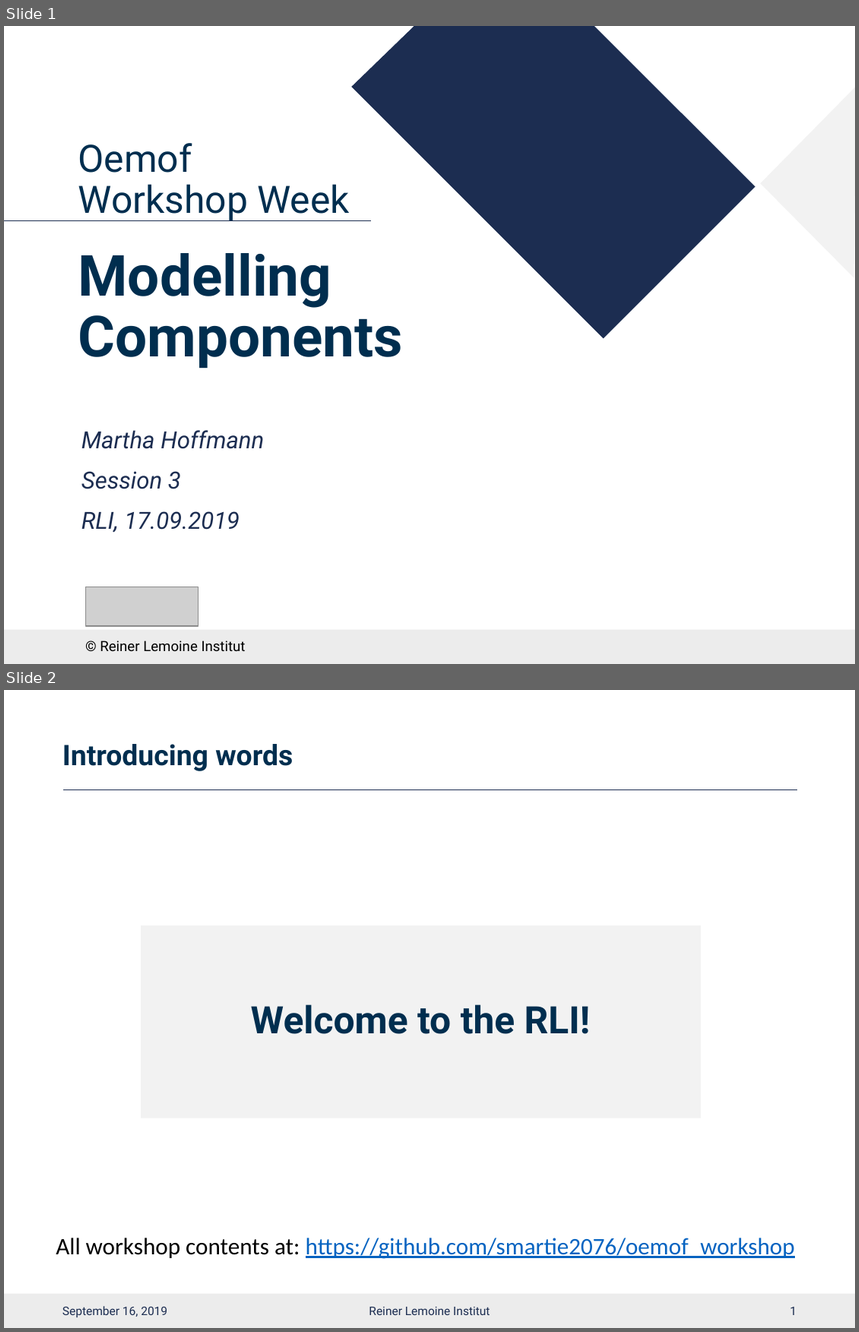
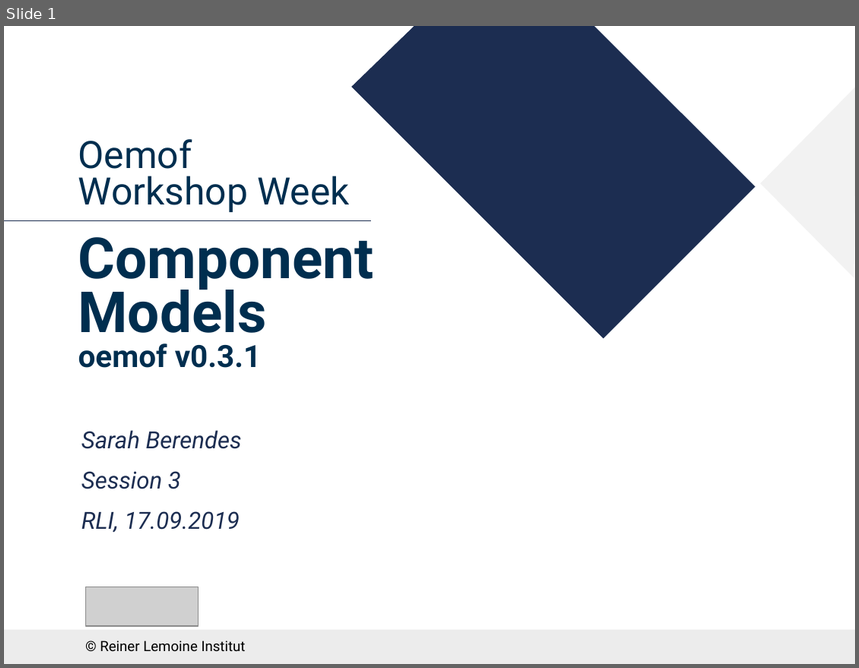
Before and after one commit to smartie2076/oemof_workshop, a slide deck: Oemof_Workshop_05_Components.pptx. Shown one above the other, each under a label of ours: slides 1 and 2 before the commit, slide 1 after it. The pictures are 859x1332 and 859x668 pixels, drawn with LibreOffice and Linux fonts; fonts in the diff are those of the drawing; grey boxes stand for pictures; background and template pictures are left out. Boxes give left, top, right and bottom in pixels: in the first picture for what was removed or moved away, otherwise in the second. Text is boxed around its words. In the diff, an @@ line names an element or a change of style, - is before the commit and + after.

Commit message:
model_components workshop material is uploaded

```diff
--- a/Oemof_Workshop_05_Components.pptx
+++ b/Oemof_Workshop_05_Components.pptx
@@ slide 2 removed at [4,690,855,1328], background #FFFFFF; not listed: 1 template element that a slide beside it also shows @@
@@ title removed at [63,744,293,771] @@
-Introducing words
@@ line removed from (63, 790) to (797, 790) @@
@@ text removed at [141,926,701,1118] @@
-Welcome to the RLI!
@@ text removed at [56,1238,795,1259] @@
-All workshop contents at: https://github.com/smartie2076/oemof_workshop
@@ text removed at [63,1306,167,1318] @@
-September 16, 2019
@@ text removed at [369,1307,490,1315] @@
-Reiner Lemoine Institut
@@ page number removed at [790,1307,797,1315] @@
-1
@@ slide 1 changed as well @@
@@ text at [78,139,374,368]: text changed; size 48 to 32 pt @@
-Oemof
-Workshop Week
-Modelling Components
+Oemof
+Workshop Week
+Component Models
+oemof v0.3.1
@@ subtitle at [82,430,242,449]: text changed @@
-Martha Hoffmann
+Sarah Berendes
```
Also in this commit, not shown: 2 other slides changed, 19 slides added, 2 other slides removed, 5 other files.
